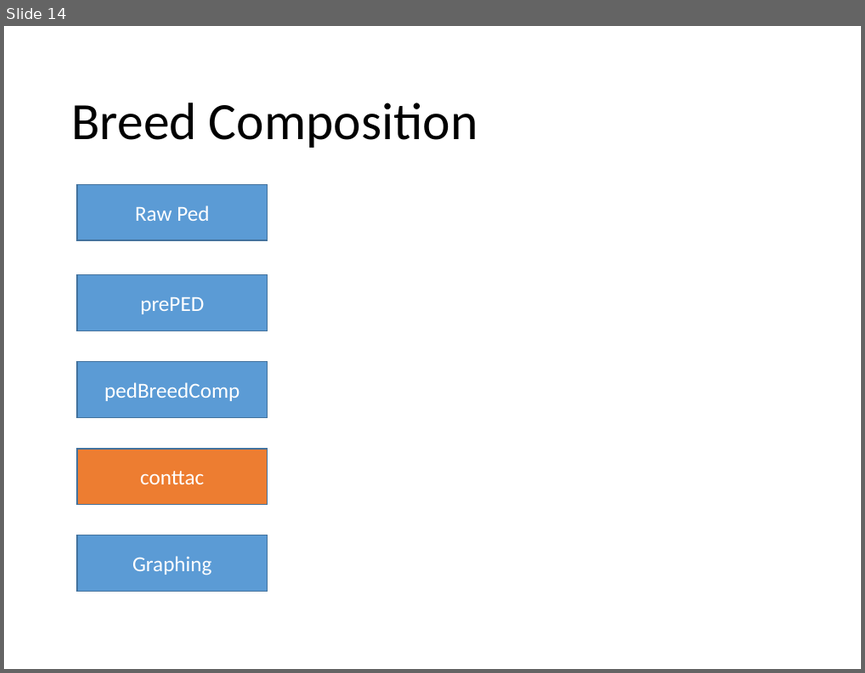
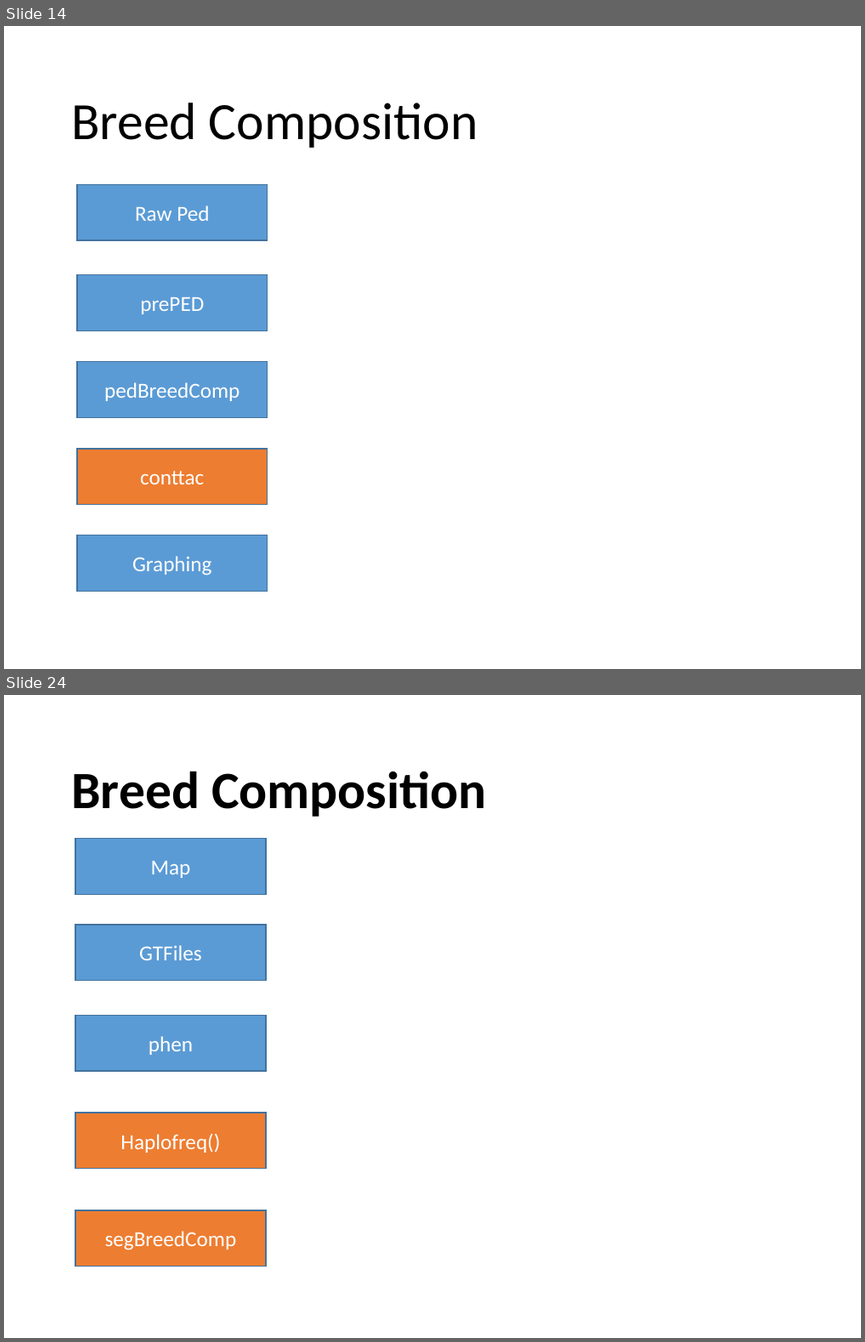
Before and after one commit to mahboob82/optiSelTool, a slide deck: docs/OCS.pptx. Shown one above the other, each under a label of ours: slide 14 before the commit, slides 14 and 24 after it; the slides between them are not shown. The pictures are 865x673 and 865x1342 pixels, drawn with LibreOffice and Linux fonts; fonts in the diff are those of the drawing. Boxes give left, top, right and bottom in pixels: in the first picture for what was removed or moved away, otherwise in the second. Text is boxed around its words. In the diff, an @@ line names an element or a change of style, - is before the commit and + after.

```diff
--- a/docs/OCS.pptx
+++ b/docs/OCS.pptx
@@ slide 24 added at bbox=[4, 695, 861, 1338], background #FFFFFF @@
@@ title added at bbox=[71, 771, 487, 817], 44 pt, text #000000, bold @@
+Breed Composition
@@ rectangle added at bbox=[75, 838, 265, 894], fill #5B9BD5, outline #43739E 1 pt, 18 pt, text #FFFFFF @@
+Map
@@ rectangle added at bbox=[75, 925, 265, 981], fill #5B9BD5, outline #43739E 1 pt, 18 pt, text #FFFFFF @@
+GTFiles
@@ rectangle added at bbox=[75, 1015, 265, 1071], fill #5B9BD5, outline #43739E 1 pt, 18 pt, text #FFFFFF @@
+phen
@@ rectangle added at bbox=[75, 1112, 265, 1168], fill #ED7D31, outline #43739E 1 pt, 18 pt, text #FFFFFF @@
+Haplofreq()
@@ rectangle added at bbox=[75, 1210, 265, 1265], fill #ED7D31, outline #43739E 1 pt, 18 pt, text #FFFFFF @@
+segBreedComp
```
Also in this commit, not shown: 19 other slides added, 1 other file.
